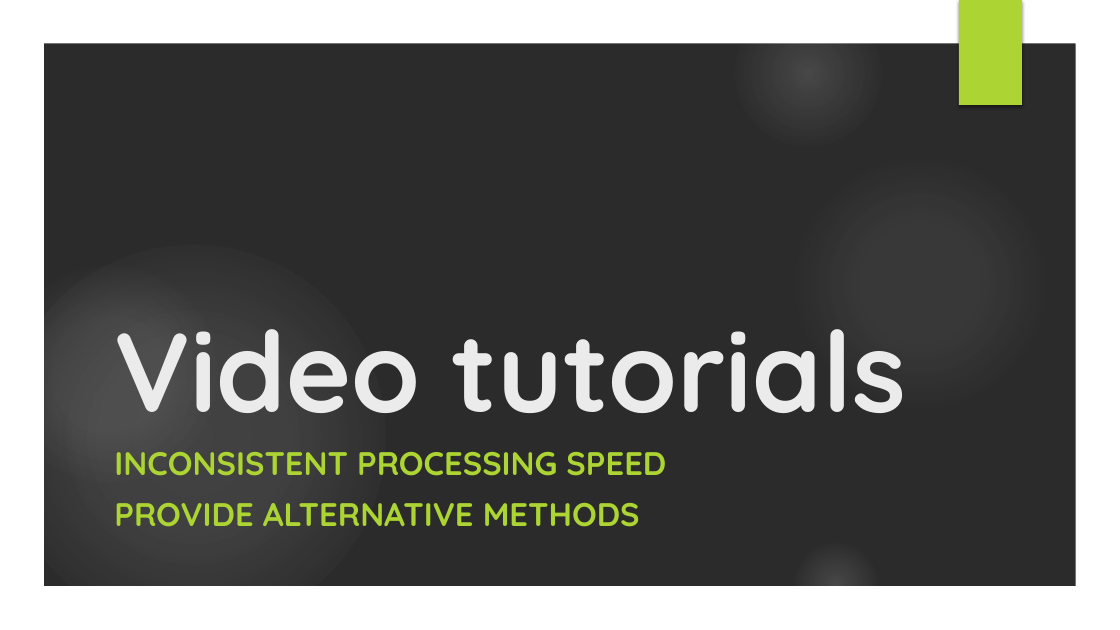
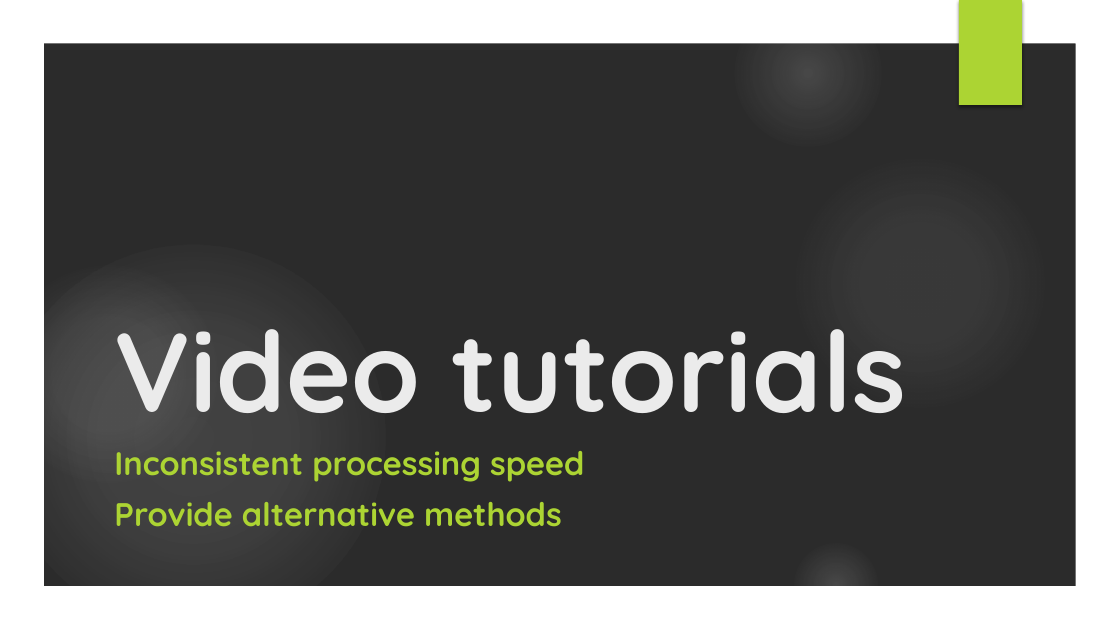
Before and after one commit to owenniblock/owenniblock, a slide deck: slide 11 of talks/id24 - ND Web Design.pptx (slide 10 before the commit). Drawn at 1120x630 pixels with LibreOffice and Linux fonts; fonts in the diff are those of the drawing; background and template pictures are left out; a plain dark background stands for a picture behind light text. Boxes give left, top, right and bottom in pixels: in the first picture for what was removed or moved away, otherwise in the second. Text is boxed around its words. In the diff, an @@ line names an element or a change of style, - is before the commit and + after.

```diff
--- a/talks/id24 - ND Web Design.pptx
+++ b/talks/id24 - ND Web Design.pptx
@@ subtitle at box(114, 451, 584, 527): text changed @@
-INCONSISTENT PROCESSING SPEED
-PROVIDE ALTERNATIVE METHODS
+Inconsistent processing speed
+Provide alternative methods
```
Also in this commit, not shown: 21 other slides changed.
